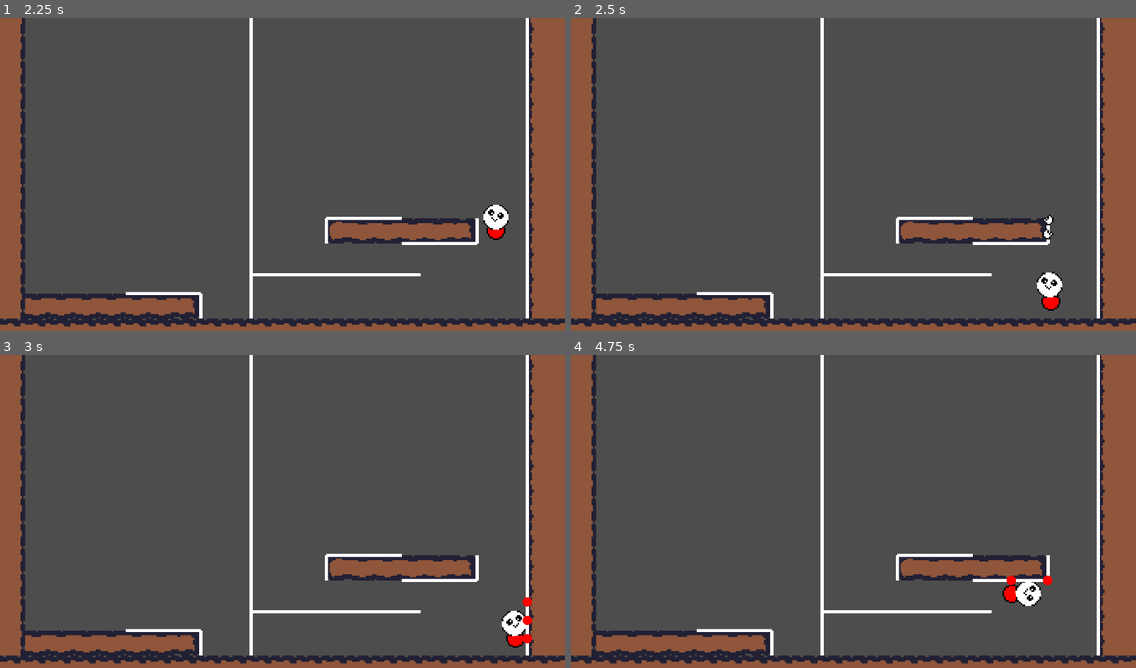
Above: before the commit, frames 1-4 (two rows, left to right).
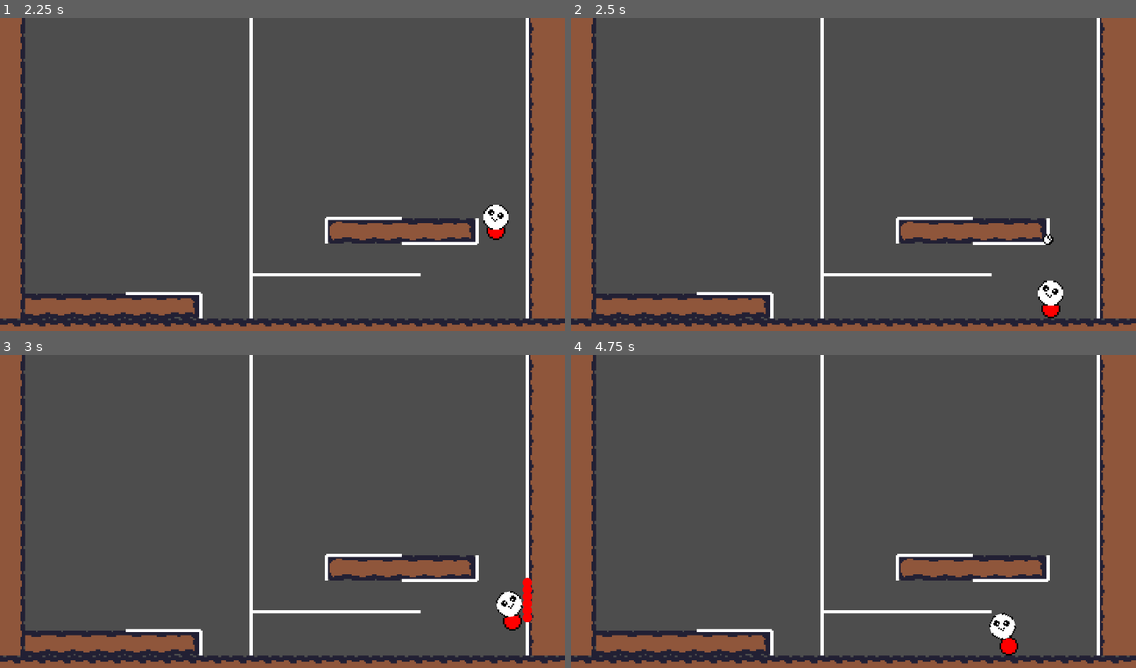
Above: after the commit, the same moments.

Repository: Victor-Boone/climbclimb
Game: Godot game, scene res://scenes/main.tscn
Two runs of this game, one before a commit and one after it. Both use one fixed random seed, a clock stepped at 60 frames per second and the inputs below.
Inputs:
- Up to frame 1 (2.25 s): hold Shift (climb) 0.53-1.28 s; hold D (move_right) 0.53-2.03 s; tap Space (jump) at 0.77, 1.52 s; tap Enter at 1.25 s; tap Shift (climb) at 1.35 s; hold A (move_left) from 2.03 s (still down); hold Shift (climb) from 2.03 s (still down)
- Up to frame 2 (2.5 s): keep holding A (move_left); keep holding Shift (climb)
- Up to frame 3 (3 s): release A (move_left) at 2.78 s; release Shift (climb) at 2.78 s; hold D (move_right) from 2.78 s (still down); tap Shift (climb) at 2.85 s
- Up to frame 4 (4.75 s): tap Space (jump) at 3.02, 3.77, 4.52 s; hold Shift (climb) 3.53-4.28 s; release D (move_right) at 4.28 s; hold A (move_left) from 4.28 s (still down); tap Shift (climb) at 4.35 s

Frame 1 is identical in both runs. In frame 2, 0.5% of the frame differs, in the area x 82-88%, y 62-96%; in frame 3, 0.8%; in frame 4, 0.9%, in the area x 74-86%, y 70-97%.

Commit message:
Compute more gripable points

Diff:
--- a/scripts/climbing_line.gd
+++ b/scripts/climbing_line.gd
@@ -2,6 +2,7 @@
 class_name ClimbingLine
 
 @export var MATERIAL: float = 1.0
+@export var MESH_SIZE : int = 6
 
 func _ready() -> void:
 	assert($Line2D.get_point_count() == 2)
@@ -30,24 +31,6 @@
 
 
 func circle_segment_intersection(center: Vector2, radius: float) -> Array[Vector2]:
-	#var result: Array[Vector2] = []
-	#var p1: Vector2 = get_tip()
-	#var p2: Vector2 = get_end()
-	#var dx: float = p2.x - p1.x
-	#var dy: float = p2.y - p1.y
-	#var dr: float = sqrt(dx*dx + dy*dy)
-	#var D : float = p1.x * p2.y - p2.x * p1.y
-	#var sgn: float = -1 if dy < 0 else 1
-	#sgn *= dx * sqrt(radius*radius * dr*dr - D*D)
-	#var abso: float = abs(dy) * sqrt(radius*radius * dr*dr - D*D)
-	#for i in range(2):
-		#var p: Vector2
-		#var s = 2 * i - 1
-		#p.x = (D * dy + s * sgn) / (dr * dr)
-		#p.y = (- D * dx + s * abso) / (dr * dr)
-		#if true or point_within_segment(p):
-			#result.push_back(p)
-	#return result
 	var result: Array[Vector2] = []
 	var tip: Vector2 = get_tip()
 	var end: Vector2 = get_end()
@@ -56,34 +39,6 @@
 	if lambda1 != -1: result.push_back(lambda1 * end + (1 - lambda1) * tip)
 	if lambda2 != -1: result.push_back(lambda2 * tip + (1 - lambda2) * end)
 	return result
-
-func point_score_wrt(center: Vector2, radius: float, direction: Vector2) -> Dictionary:
-	"""
-	Given the GripArea circle centered at 'center' with radius 'radius', and
-	given that the player's input direction 'direction', return a dictionary
-
-	- Dict["point"] = Vector2 best aligned to the desired player's direction.
-	- Dict["score"] = Associated alignement score.
-	"""
-	var tip: Vector2 = get_tip()
-	var end: Vector2 = get_end()
-	var inter = Geometry2D.segment_intersects_segment(tip, end, center - radius * direction, center + radius * direction)
-	var points = circle_segment_intersection(center, radius)
-	if Geometry2D.is_point_in_circle(tip, center, radius): points.push_back(tip)
-	if Geometry2D.is_point_in_circle(end, center, radius): points.push_back(end)
-	if inter != null and Geometry2D.is_point_in_circle(inter, center, radius): points.push_back(inter)
-	var best_point: Vector2 = Vector2.ZERO
-	var best_score: float = -INF
-	direction = direction.normalized()
-	for point in points:
-		var align_score  = direction.dot((point - center).normalized())
-		var normal_score = abs(direction.rotated(PI/2).dot((point - center).normalized()))
-		var score = align_score - normal_score
-		print("Score of ", point, " = ", score)
-		if score > best_score:
-			best_point = point
-			best_score = score
-	return {"point": best_point, "score": best_score}
 
 
 func grippable_points_wrt(center: Vector2, radius: float, direction: Vector2) -> Array[Vector2]:
@@ -94,9 +49,24 @@
 	"""
 	var tip: Vector2 = get_tip()
 	var end: Vector2 = get_end()
-	var inter = Geometry2D.segment_intersects_segment(tip, end, center - radius * direction, center + radius * direction)
-	var points = circle_segment_intersection(center, radius)
-	if Geometry2D.is_point_in_circle(tip, center, radius): points.push_back(tip)
-	if Geometry2D.is_point_in_circle(end, center, radius): points.push_back(end)
-	if inter != null and Geometry2D.is_point_in_circle(inter, center, radius): points.push_back(inter)
-	return points
+
+	# Find two extremities of the segment in the circle
+	var sup = tip
+	var inf = end
+	if not Geometry2D.is_point_in_circle(tip, center, radius):
+		var lambda = Geometry2D.segment_intersects_circle(tip, end, center, 1.1 * radius)
+		if lambda == -1 : return []
+		sup = lambda * end + (1 - lambda) * tip
+	if not Geometry2D.is_point_in_circle(end, center, radius):
+		var lambda = Geometry2D.segment_intersects_circle(end, tip, center, 1.1 * radius)
+		if lambda == -1 : return []
+		inf = lambda * tip + (1 - lambda) * end
+
+	var result : Array[Vector2] = []
+	var dir = sup - inf
+	if dir.length() < 0.01 :
+		return [sup]
+	for index in range(MESH_SIZE) :
+		var lambda : float = index / float(MESH_SIZE - 1)
+		result.push_back(inf + lambda * dir)
+	return result
--- a/scripts/slimecat.gd
+++ b/scripts/slimecat.gd
@@ -231,6 +231,8 @@
 	""" Return the gripping score of a point (relative position). """
 	var center: Vector2 = get_grip_area_position()
 	var direction: Vector2 = get_Vector2_direction()
+	if direction.length() < 1e-3 :
+		return (point-center).length() # If no input pressed : favour points closest to body
 	var align_score  = direction.dot((point - center).normalized())
 	var normal_score = abs(direction.rotated(PI/2).dot((point - center).normalized()))
 	var norm = (point - center).length()
@@ -305,7 +307,7 @@
 			if hand_grip[weak_hand]["load"] != 0.25:
 				print("[WARNING] Failed to find a new grip. ")
 		else: # General case, slide hands in direction
-			var rh_direction = (hand_grip[RIGHT]["point"] - body_point) # .normalized()
+			var rh_direction = (hand_grip[RIGHT]["point"] - body_point) # .normalized()
 			var lh_direction = (hand_grip[LEFT ]["point"] - body_point) # .normalized()
 			var rh_score: float = rh_direction.dot(input_dir)
 			var lh_score: float = lh_direction.dot(input_dir)
